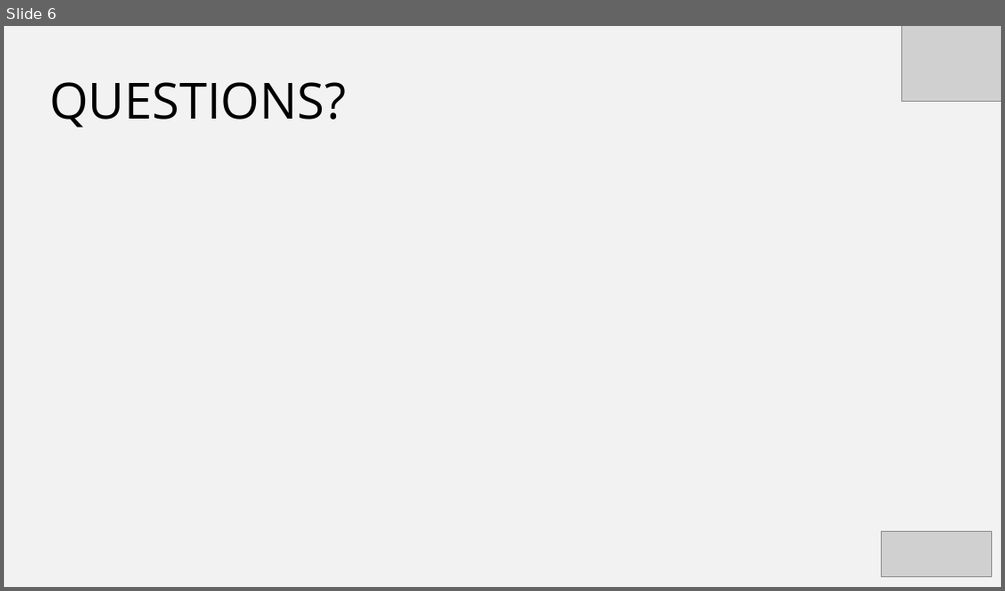
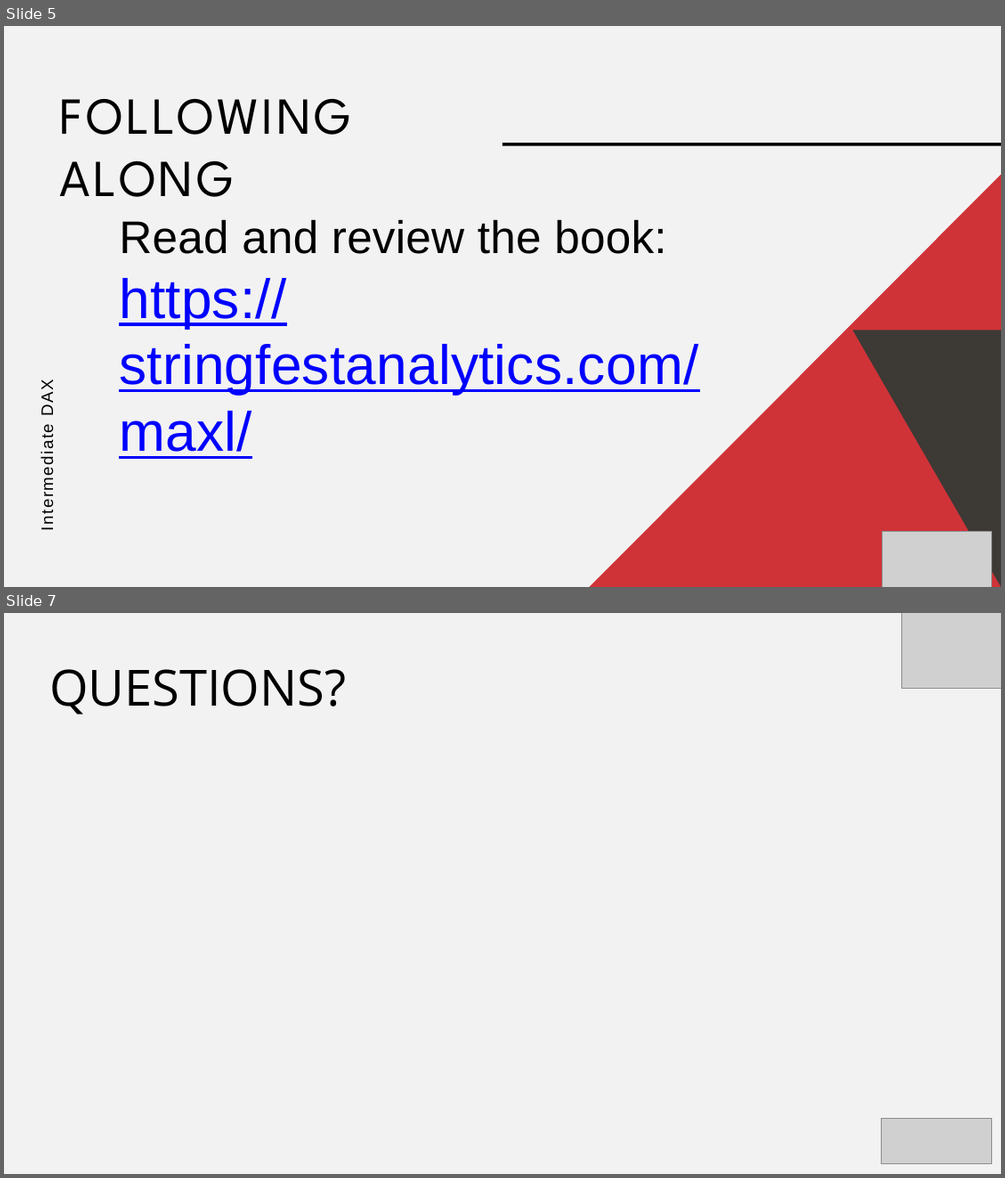
Before and after one commit to stringfestdata/intermediate-dax-power-pivot, a slide deck: intermdiate-dax-power-pivot.pptx. Shown one above the other, each under a label of ours: slide 6 before the commit, slides 5 and 7 after it; the slides between them are not shown. The pictures are 1005x591 and 1005x1178 pixels, drawn with LibreOffice and Linux fonts; fonts in the diff are those of the drawing; grey boxes stand for pictures. Boxes give left, top, right and bottom in pixels: in the first picture for what was removed or moved away, otherwise in the second. Text is boxed around its words. In the diff, an @@ line names an element or a change of style, - is before the commit and + after.

```diff
--- a/intermdiate-dax-power-pivot.pptx
+++ b/intermdiate-dax-power-pivot.pptx
@@ slide 5 added at bbox=[4, 26, 1001, 587], background #F2F2F2 @@
@@ text added at bbox=[60, 99, 351, 197], 75 pt, text #000000 @@
+FOLLOWING ALONG
@@ rectangle added at bbox=[502, 143, 1001, 145], fill #000000 @@
@@ freeform shape added at bbox=[589, 175, 1001, 587], fill #CF3338 @@
@@ text added at bbox=[119, 219, 698, 459], 80 pt, text #0000FF, underline @@
+Read and review the book:
+https://stringfestanalytics.com/maxl/
@@ freeform shape added at bbox=[852, 329, 1001, 587], fill #3D3935 @@
@@ text added at bbox=[38, 383, 57, 524], 24 pt, text #000000 @@
+Intermediate DAX
@@ picture added at bbox=[882, 531, 991, 587] @@
@@ what was slide 6 is now slide 7 @@
```
Also in this commit, not shown: 4 slides changed, 1 slide removed, 7 other files.
